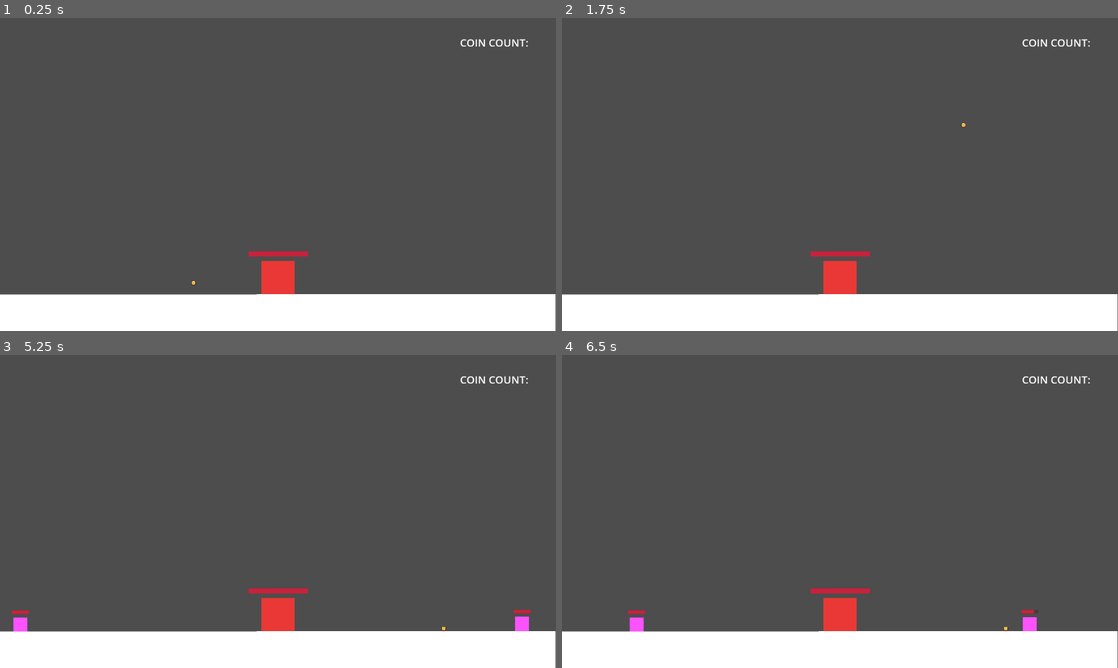
Above: before the commit, frames 1-4 (two rows, left to right).
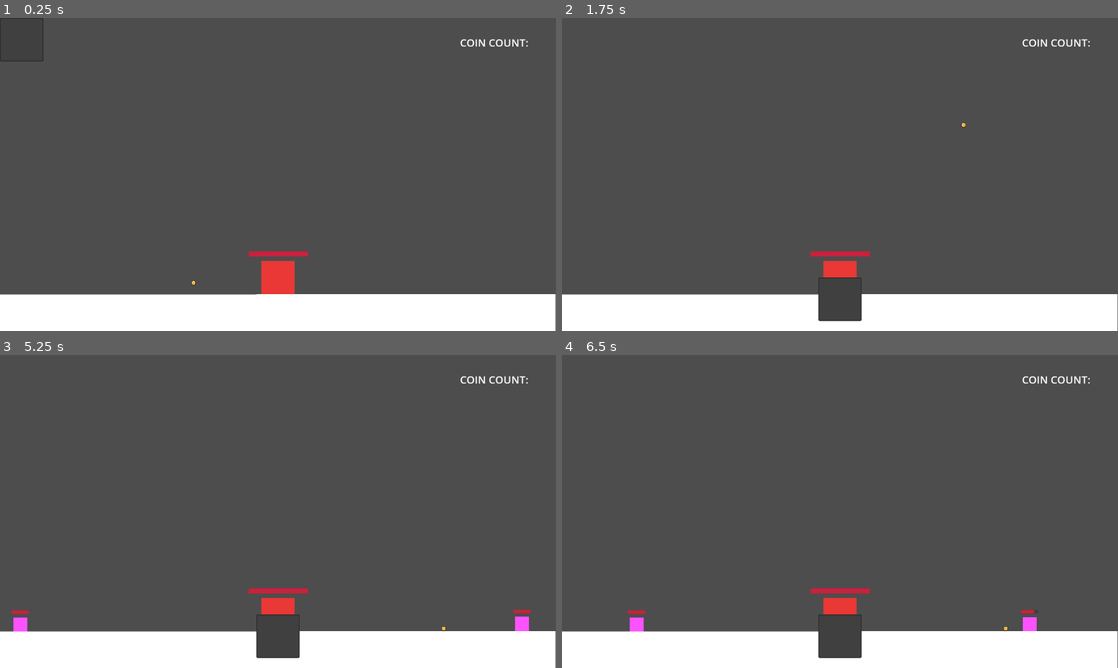
Above: after the commit, the same moments.

Repository: Caneris/Foxhold
Game: Godot game, scene res://scenes/main.tscn
Two runs of this game, one before a commit and one after it. Both use one fixed random seed, a clock stepped at 60 frames per second and the inputs below.
Inputs (mouse positions are in pixels of both pictures, inside the frame that each line leads up to):
- Up to frame 1 (0.25 s): no input
- Up to frame 2 (1.75 s): tap Enter at 0.5 s; drag from (756, 293) to (895, 105) at 0.52 s; tap Space at 1.25 s; drag from (728, 190) to (840, 277) at 1.27 s
- Up to frame 3 (5.25 s): tap Enter at 2, 3.5 s; move the mouse to (333, 442) at 2.02 s; click (333, 442) at 2.17 s; tap Space at 2.75, 4.25 s; drag from (250, 574) to (111, 464) at 2.77 s; move the mouse to (444, 558) at 3.52 s; click (444, 558) at 3.67 s; drag from (111, 464) to (278, 614) at 4.27 s; move the mouse to (305, 511) at 5.02 s; click (305, 511) at 5.17 s
- Up to frame 4 (6.5 s): drag from (1062, 624) to (840, 614) at 5.77 s

The runs differ from the first frame. In frame 1, less than 0.1% of the frame differs, in the area x 0-8%, y 0-14%; in frame 2, 1.0%, in the area x 46-54%, y 82-97%; in frame 3, 1.0%; in frame 4, 1.0%.

Commit message:
add heart pop up menu

Diff:
--- a/scenes/ui.tscn
+++ b/scenes/ui.tscn
@@ -19,3 +19,7 @@
 text = "COIN COUNT:"
 
 [node name="HeartMenu" type="PopupMenu" parent="."]
+title = "HeartMenu"
+visible = true
+item_count = 1
+item_0/id = 0
--- a/scripts/heart.gd
+++ b/scripts/heart.gd
@@ -4,11 +4,16 @@
 
 @export var max_health : float = 20.0
 @onready var health_bar: ProgressBar = %HealthBar
+@onready var menu : PopupMenu
+@onready var sprite_2d: Sprite2D = $Sprite2D
 
 
 func _ready() -> void:
+	menu = get_tree().current_scene.get_node("UI_Layer/UI/HeartMenu")
 	initiate_health(max_health)
 	body_entered.connect(_on_body_entered)
+	mouse_entered.connect(_on_mouse_entered)
+	mouse_exited.connect(_on_menu_mouse_exited)
 
 func take_damage(damage: float) -> void:
 	print("heart takes " + str(damage) + " damage!")
@@ -21,3 +26,14 @@
 func _on_body_entered(body: Node2D) -> void:
 	if body.is_in_group("coin"):
 		coin_in_heart.emit(body)
+
+func _on_mouse_entered() -> void:
+	var heart_pos = global_position
+	var offset = Vector2(menu.size.x * 0.5, 0)
+	var target_point = heart_pos - offset
+
+	menu.position = target_point
+	menu.show()
+
+func _on_menu_mouse_exited() -> void:
+	print("mouse exited heart")
Not shown: 1 places in scenes/coin.tscn that only renumber resources
